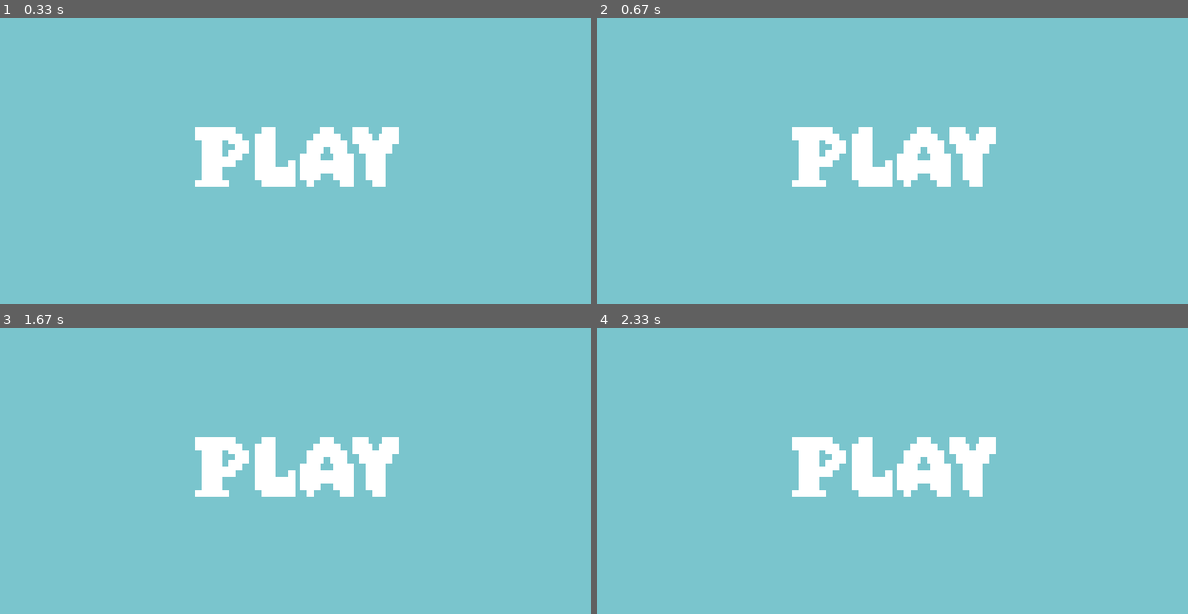
Above: before the commit, frames 1-4 (two rows, left to right).
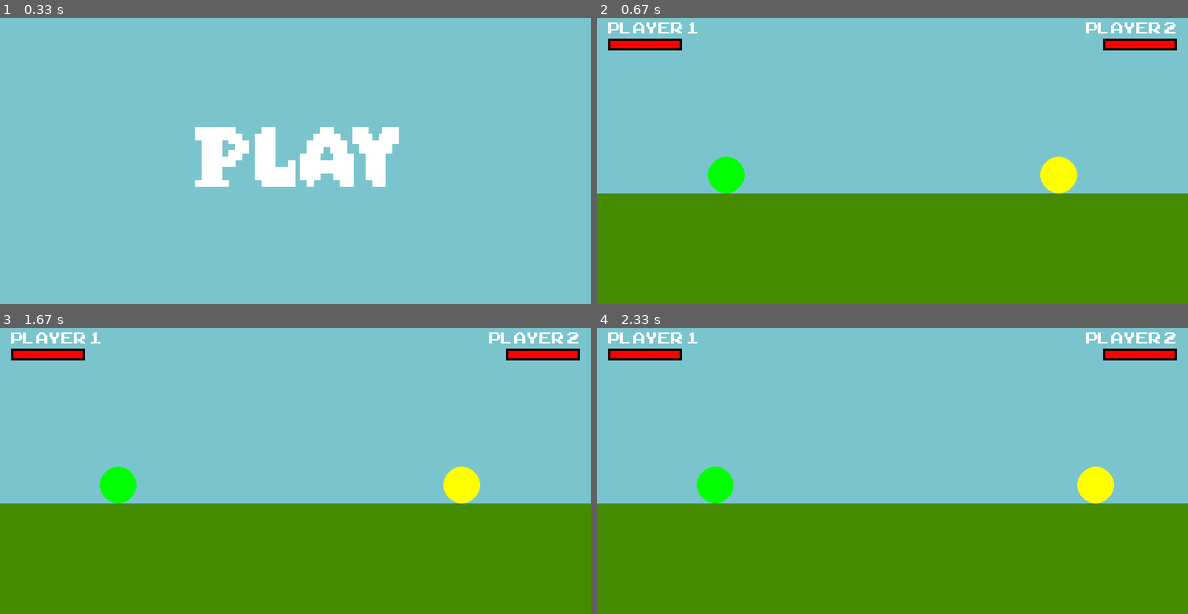
Above: after the commit, the same moments.

Repository: ShivanshPlays1/Random-Pygame-Project-lol
Game: pygame game, started from game.py
The game is run twice, just before and just after one commit, with the same random seed, the same clock (stepped at 60 frames per second) and the same inputs.
Inputs:
- Up to frame 1 (0.33 s): no input
- Up to frame 2 (0.67 s): click "Play" at 0.38 s
- Up to frame 3 (1.67 s): tap A at 0.67, 1.33 s; tap D at 1 s
- Up to frame 4 (2.33 s): hold Right from 2.17 s (still down)

Frame 1 is identical in both runs. In frame 2, 46% of the frame differs, in the area x 0-100%, y 1-100%; in frame 3, 46%; in frame 4, 46%.

Commit message:
made play button work

Diff:
--- a/game.py
+++ b/game.py
@@ -58,6 +58,9 @@
 ball2name = font2.render("Player 1", False, "White")
 ball2namerect = ball1name.get_rect(topleft = (15, 10))
 
+Play = font.render('Play', False, 'White')
+Play_rect = Play.get_rect(center = (400, 200))
+
 
 run = True
 in_game = False
@@ -74,6 +77,12 @@
             if event.key == pygame.K_UP:
                 if ball1.rect.colliderect(ball2.rect):
                     ball2.attack(5)
+        mouse_pos = pygame.mouse.get_pos()
+        if event.type == pygame.MOUSEBUTTONDOWN:
+            if Play_rect.collidepoint(mouse_pos):
+                home = False
+                in_game = True
+
     if ball1.hp <= 0:
         ball1lose = True
         in_game = False
@@ -82,8 +91,6 @@
         in_game = False
     if home:
         screen.fill('cadetblue3')
-        Play = font.render('Play', False, 'White')
-        Play_rect = Play.get_rect(center = (400, 200))
         screen.blit(Play, Play_rect)
     if in_game:
         # keys
